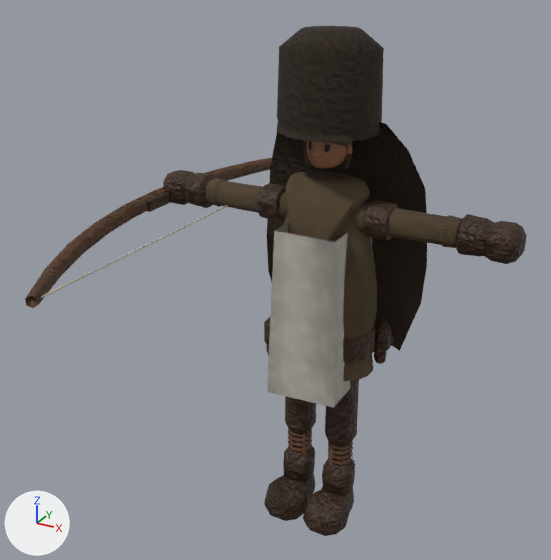
A saved change to the glTF model csharp/Unciv.Godot/Packs/units/models/unit/Composite Bowman.glb.
Before and after are seen from a 50 mm camera at (0.56, -1.21, 1.108) aimed at (-0.072, -0.062, 0.534). The lights are fixed; the arrows at lower left show +X, +Y and +Z. The picture after the commit comes second. Where no turn or scale is listed for an object, it has been applied to the vertices. Vertices at exactly the same position are counted once.

Script lines for the objects in view, before the commit:
```python
me_mesh_bow = bpy.data.meshes.new('Mesh_Bow')
me_mesh_bow.from_pydata(...)  # 90 vertices, 168 faces; spans x -0.085..0.082, y -0.478..0.478, z -0.017..0.017
# faces by material slot: [144, 24]
me_mesh_bow.materials.append(mat_leather)
me_mesh_bow.materials.append(mat_bone)
me_mesh_rogue_cape = bpy.data.meshes.new('Mesh_Rogue_Cape')
me_mesh_rogue_cape.from_pydata(...)  # 56 vertices, 84 faces; spans x -0.172..0.172, y 0.01..0.088, z -0.467..0.008
me_mesh_rogue_cape.materials.append(mat_fur)
me_mesh_skinned = bpy.data.meshes.new('Mesh_skinned')
me_mesh_skinned.from_pydata(...)  # 2584 vertices, 4803 faces; spans x -0.354..0.354, y -0.106..0.138, z 0.015..0.998
# faces by material slot: [1086, 2864, 403, 138, 120, 160, 32]
me_mesh_skinned.materials.append(mat_wool)
me_mesh_skinned.materials.append(mat_leather)
me_mesh_skinned.materials.append(mat_skin)
me_mesh_skinned.materials.append(mat_dark)
me_mesh_skinned.materials.append(mat_bone)
me_mesh_skinned.materials.append(mat_fur)
me_mesh_skinned.materials.append(mat_teamcolor)
ob_bow = bpy.data.objects.new('Bow', me_mesh_bow)
ob_bow.location = (-0.281, -0.047, 0.647)
ob_rogue_cape = bpy.data.objects.new('Rogue_Cape', me_mesh_rogue_cape)
ob_rogue_cape.location = (0.0, 0.0, 0.836)
ob_warrior = bpy.data.objects.new('Warrior', me_mesh_skinned)
ob_warrior.location = (0.0, 0.0, -0.015)
```
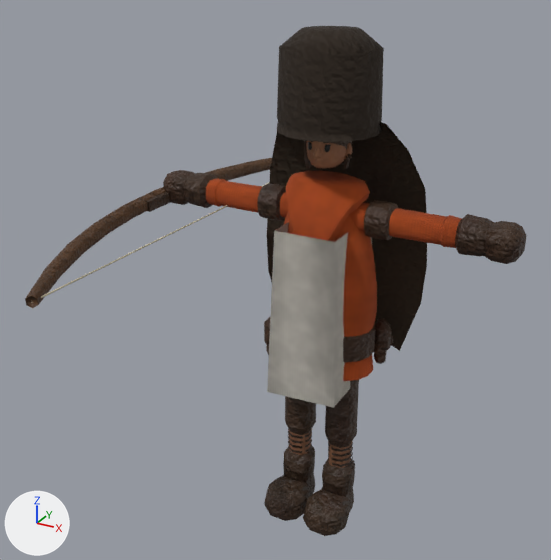
What differs and where, as boxes (x1, y1, x2, y2) in the pictures (551 x 560 px):
part 1 of me_mesh_skinned, recoloured
    both: (206, 171, 462, 367)
part 2 of me_mesh_skinned, recoloured (brown to orange)
    both: (206, 178, 455, 381)

The change, as a list of edits to the scene's bpy script:
```text
Change me_mesh_skinned:
    where me_mesh_skinned.from_pydata(...)  # 2584 vertices, 4803 faces; spans x -0.354..0.354, y -0.106..0.138, z 0.015..0.998
    used by ob_warrior; location = (0.0, 0.0, -0.015)
    me_mesh_skinned part 1: 640 faces centred in x -0.24..0.24, y -0.069..0.067, z 0.363..0.743 are repainted in the vertex colours; the middle colour goes from brown #584732 to brown #ad4716
    me_mesh_skinned part 2: 446 faces centred in x -0.24..0.233, y -0.069..0.07, z 0.363..0.742 are repainted in the vertex colours; the middle colour goes from brown #5c4b35 to orange #b54b16
```
